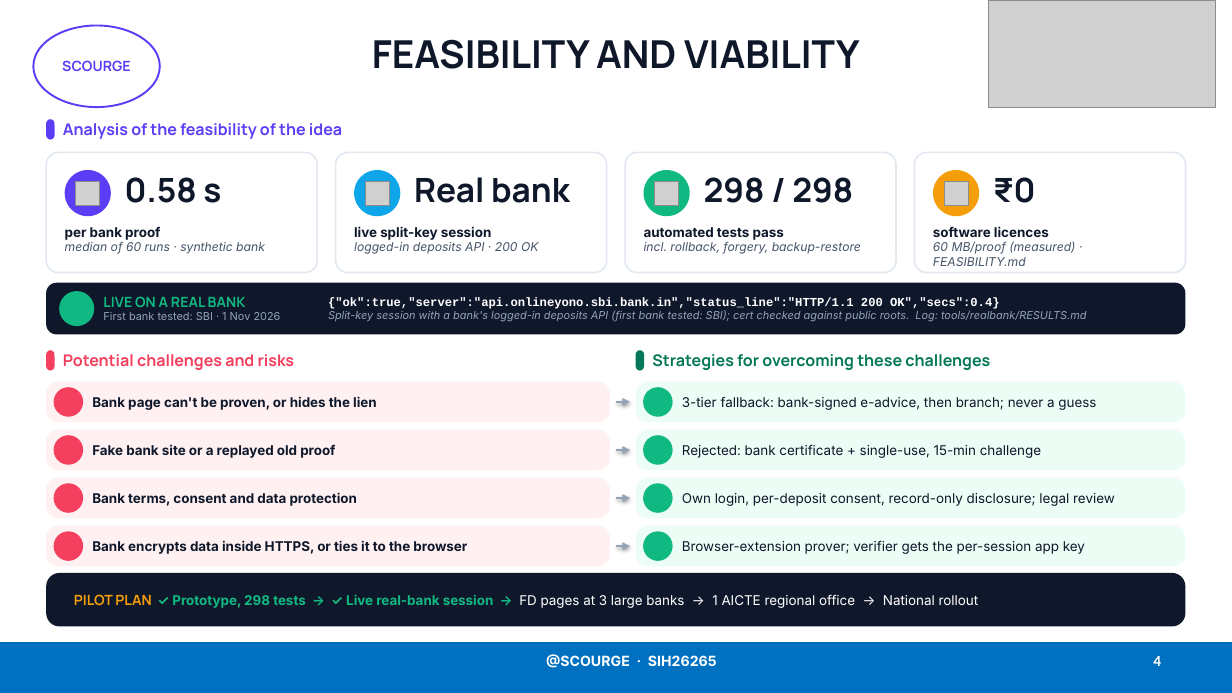
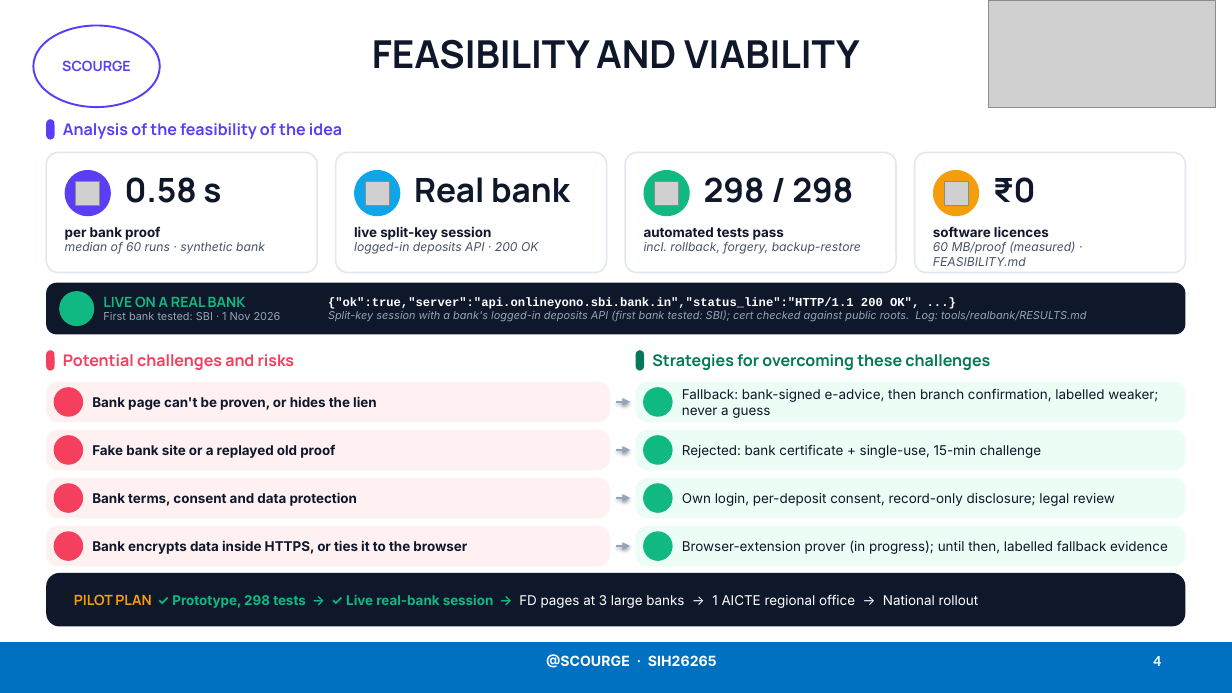
Before and after one commit to Lakki007/Arnavax-Scourge-SIH26265, a slide deck: slide 4 of docs/ppt/Scourge_SIH26265_Idea.pptx. Drawn at 1232x693 pixels with LibreOffice and Linux fonts; fonts in the diff are those of the drawing; grey boxes stand for pictures; background and template pictures are left out. Boxes give left, top, right and bottom in pixels: in the first picture for what was removed or moved away, otherwise in the second. Text is boxed around its words. In the diff, an @@ line names an element or a change of style, - is before the commit and + after.

```diff
--- a/docs/ppt/Scourge_SIH26265_Idea.pptx
+++ b/docs/ppt/Scourge_SIH26265_Idea.pptx
@@ text at [328, 297, 919, 309]: text changed @@
-{"ok":true,"server":"api.onlineyono.sbi.bank.in","status_line":"HTTP/1.1 200 OK","secs":0.4}
+{"ok":true,"server":"api.onlineyono.sbi.bank.in","status_line":"HTTP/1.1 200 OK", ...}
@@ text at [682, 388, 1158, 418]: text changed @@
-3-tier fallback: bank-signed e-advice, then branch; never a guess
+Fallback: bank-signed e-advice, then branch confirmation, labelled weaker; never a guess
@@ text at [682, 540, 1168, 554]: text changed @@
-Browser-extension prover; verifier gets the per-session app key
+Browser-extension prover (in progress); until then, labelled fallback evidence
```
Also in this commit, not shown: 1 other slide changed, 3 other files.
